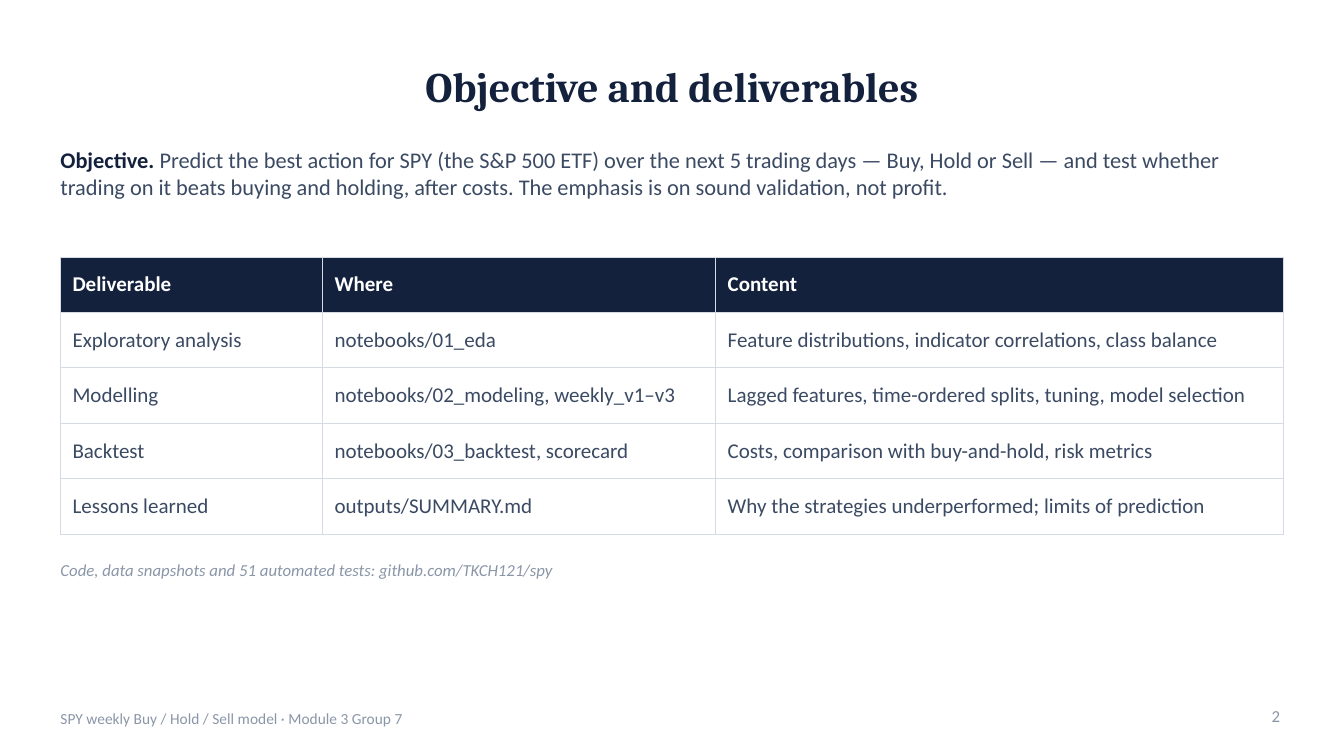
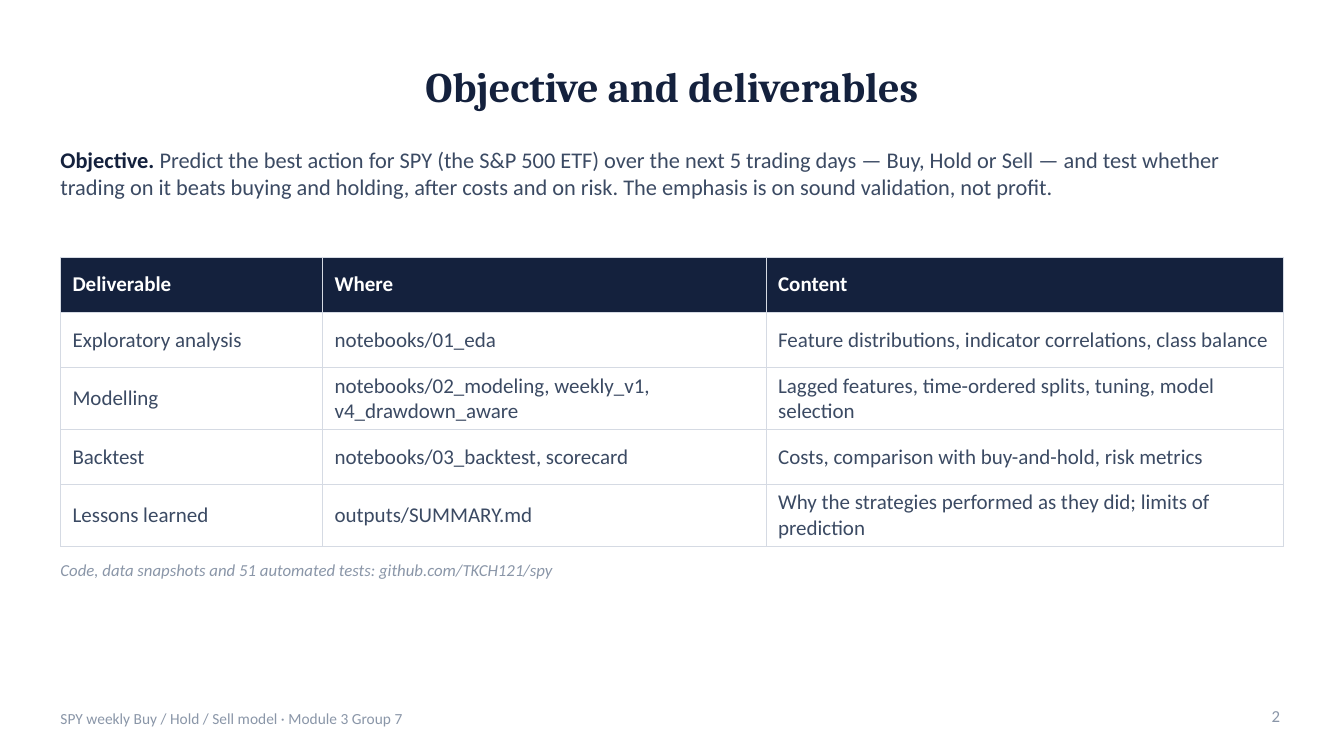
Before and after one commit to TKCH121/spy, a slide deck: slide 2 of presentation/SPY_Model_Presentation.pptx. Drawn at 1344x756 pixels with LibreOffice and Linux fonts; fonts in the diff are those of the drawing. Boxes give left, top, right and bottom in pixels: in the first picture for what was removed or moved away, otherwise in the second. Text is boxed around its words. In the diff, an @@ line names an element or a change of style, - is before the commit and + after.

```diff
--- a/presentation/SPY_Model_Presentation.pptx
+++ b/presentation/SPY_Model_Presentation.pptx
@@ text at <box>60,152,1219,199</box>: text changed @@
-Objective. Predict the best action for SPY (the S&P 500 ETF) over the next 5 trading days — Buy, Hold or Sell — and test whether trading on it beats buying and holding, after costs. The emphasis is on sound validation, not profit.
+Objective. Predict the best action for SPY (the S&P 500 ETF) over the next 5 trading days — Buy, Hold or Sell — and test whether trading on it beats buying and holding, after costs and on risk. The emphasis is on sound validation, not profit.
@@ table at <box>60,257,1284,543</box> @@
-row 3, column 2: notebooks/02_modeling, weekly_v1–v3
+row 3, column 2: notebooks/02_modeling, weekly_v1, v4_drawdown_aware
-row 5, column 3: Why the strategies underperformed; limits of prediction
+row 5, column 3: Why the strategies performed as they did; limits of prediction
```
Also in this commit, not shown: 16 other slides changed, 1 slide added, 1 slide removed, 8 other files.
